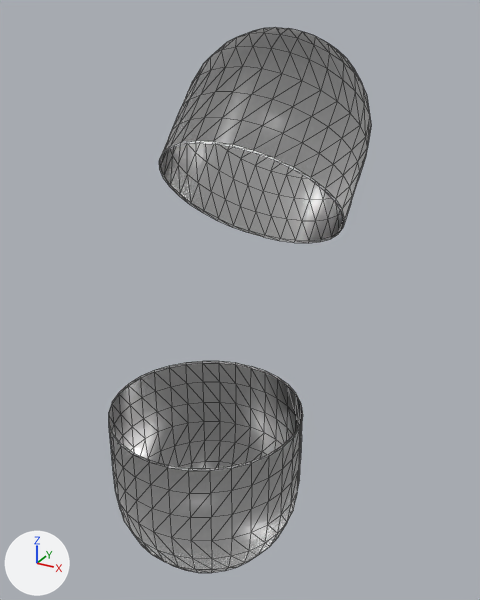
Renders of the glTF model public/Capsule.glb from each side of a commit.
The view is the same before and after, from a 50 mm camera at (0.315, -0.5, 0.38) aimed at (-0.002, 0.077, 0.092). Every picture has the same lights, and +X, +Y and +Z are marked at lower left. Mesh edges are drawn as thin lines. Where no turn or scale is listed for an object, it has been applied to the vertices. Vertices at the same position are counted once.

Script lines for the objects in view, before the commit:
```python
mat_glass = principled_material('Glass')
mat_glass.base_color = (0.8, 0.8, 0.8)  # white #e7e7e7
mat_glass.roughness = 0.241
mat_glass.ior = 1.45
mat_glass.transmission_weight = 1.0
mat_material = principled_material('Material')
mat_material.base_color = (0.8, 0.8, 0.8)  # white #e7e7e7
me_sphere = bpy.data.meshes.new('Sphere')
me_sphere.from_pydata(...)  # 321 vertices, 608 faces; spans x -0.1..0.1, y -0.074..0.157, z -0.068..0.163
# faces by material slot: [548, 60]
me_sphere.materials.append(mat_glass)  # white #e7e7e7
me_sphere.materials.append(mat_material)  # white #e7e7e7
me_sphere_001 = bpy.data.meshes.new('Sphere.001')
me_sphere_001.from_pydata(...)  # 321 vertices, 608 faces; spans x -0.1..0.1, y -0.1..0.1, z -0.185..0.0
# faces by material slot: [548, 60]
me_sphere_001.materials.append(mat_glass_001)  # white #e7e7e7
me_sphere_001.materials.append(mat_material)  # white #e7e7e7
ob_spherebot = bpy.data.objects.new('SphereBot', me_sphere_001)
ob_spherebot.location = (0.0, 0.0, 0.0)
ob_spheretop = bpy.data.objects.new('SphereTop', me_sphere)
ob_spheretop.location = (0.0, 0.094, 0.2)
```
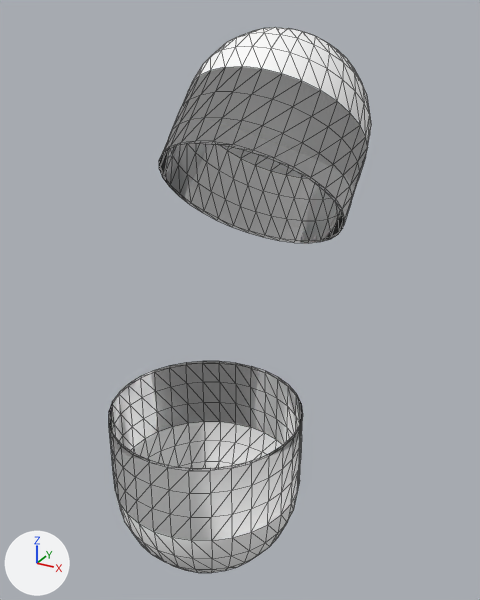
Where the change shows, as pixel boxes (x1, y1, x2, y2) in the pictures (480 x 600 px):
'SphereTop', surface changed, recoloured: (159, 27, 371, 243) in both
'SphereBot', surface changed, recoloured: (109, 361, 303, 568) in both
part 1 of me_sphere, recoloured: (192, 27, 371, 178) in both
part 2 of me_sphere_001, recoloured: (116, 422, 297, 568) in both

The change, as a diff of the scene's bpy script:
```diff
--- a/public/Capsule.glb.py
+++ b/public/Capsule.glb.py
@@ mat_glass @@
 mat_glass.base_color = (0.8, 0.8, 0.8)  # white #e7e7e7
-mat_glass.roughness = 0.241
+mat_glass.roughness = 0.0
 mat_glass.ior = 1.45
-mat_glass.transmission_weight = 1.0
+mat_glass.transmission_weight = 0.95
@@ mat_material @@
 mat_material = principled_material('Material')
-mat_material.base_color = (0.8, 0.8, 0.8)  # white #e7e7e7
+mat_material.base_color = (1.0, 1.0, 1.0)  # white #ffffff
@@ me_sphere @@
 me_sphere.from_pydata(...)  # 321 vertices, 608 faces; spans x -0.1..0.1, y -0.074..0.157, z -0.068..0.163
 # used by ob_spheretop; location = (0.0, 0.094, 0.2)
+# me_sphere part 1: 352 faces spanning x -0.1..0.1, y -0.016..0.157, z -0.005..0.163 switch from mat_glass (white #e7e7e7) to mat_material (white #ffffff)
@@ me_sphere_001 @@
 me_sphere_001.from_pydata(...)  # 321 vertices, 608 faces; spans x -0.1..0.1, y -0.1..0.1, z -0.185..0.0
 # used by ob_spherebot; location = (0.0, 0.0, 0.0)
+# me_sphere_001 part 2: 352 faces spanning x -0.1..0.1, y -0.1..0.1, z -0.185..-0.085 switch from mat_glass_001 (white #e7e7e7) to mat_material (white #ffffff)
+me_sphere_001.materials.append(mat_glass)  # white #e7e7e7
```
